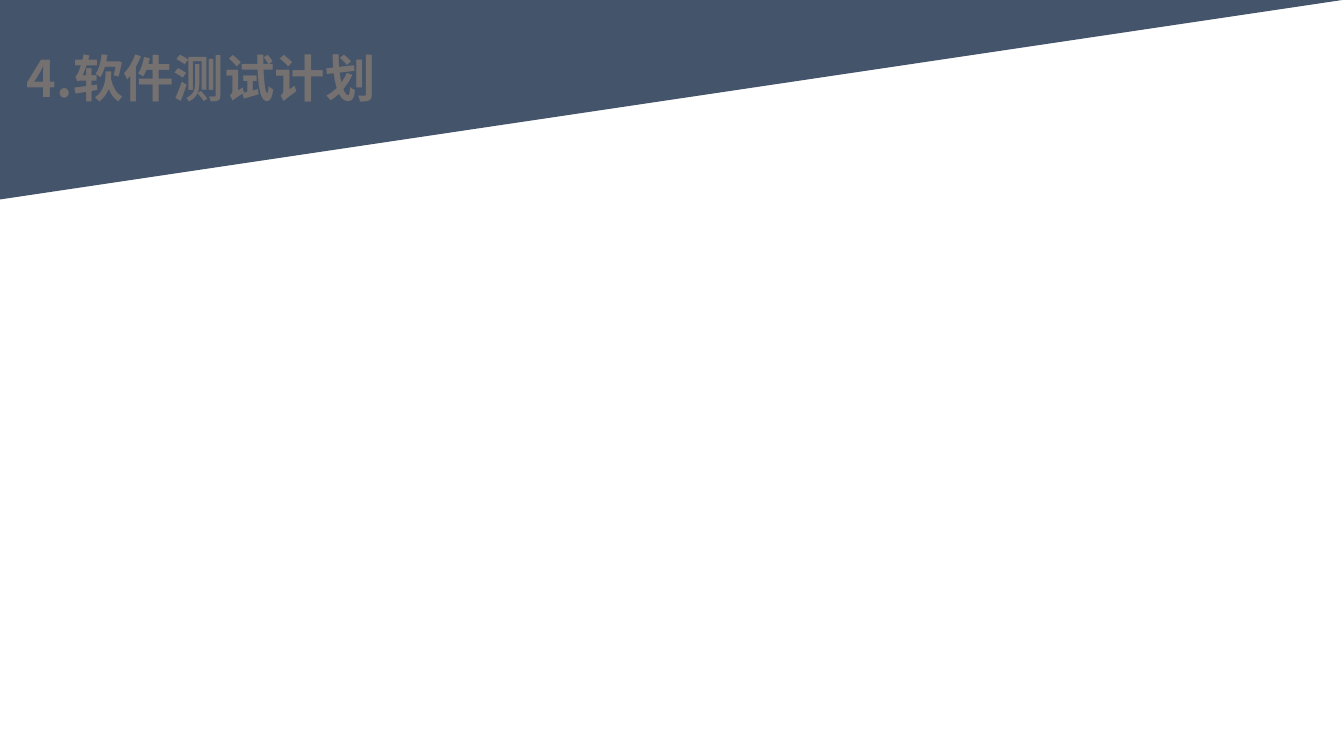
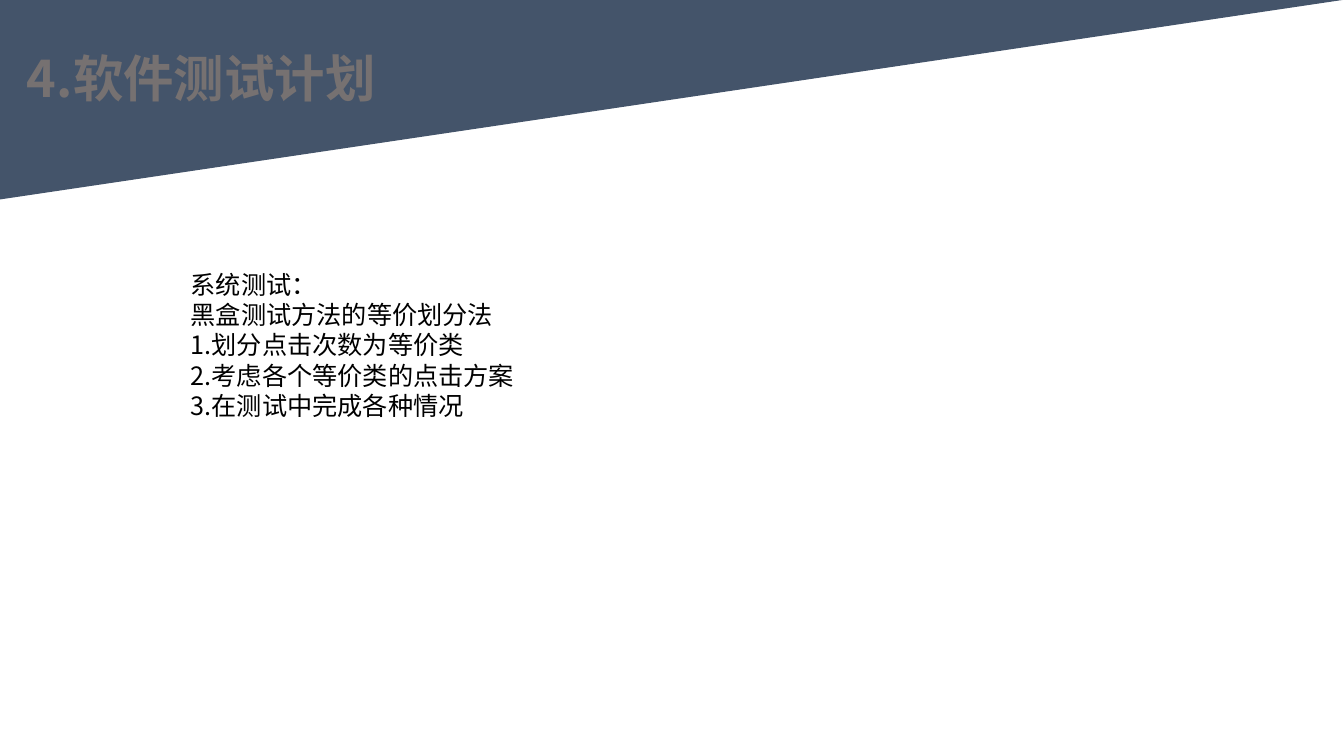
Before and after one commit to youhuyellowman/SE-2022-G06, a slide deck: slide 9 of 代码测试/代码实现PPTv0.0.1.pptx. Drawn at 1344x756 pixels with LibreOffice and Linux fonts; fonts in the diff are those of the drawing. Boxes give left, top, right and bottom in pixels: in the first picture for what was removed or moved away, otherwise in the second. Text is boxed around its words. In the diff, an @@ line names an element or a change of style, - is before the commit and + after.

```diff
--- a/代码测试/代码实现PPTv0.0.1.pptx
+++ b/代码测试/代码实现PPTv0.0.1.pptx
@@ text added at bbox=[191, 273, 514, 417], 18 pt, text #000000 @@
+系统测试：
+黑盒测试方法的等价划分法
+1.划分点击次数为等价类
+2.考虑各个等价类的点击方案
+3.在测试中完成各种情况
```
Also in this commit, not shown: 1 other slide changed, 1 slide removed.
